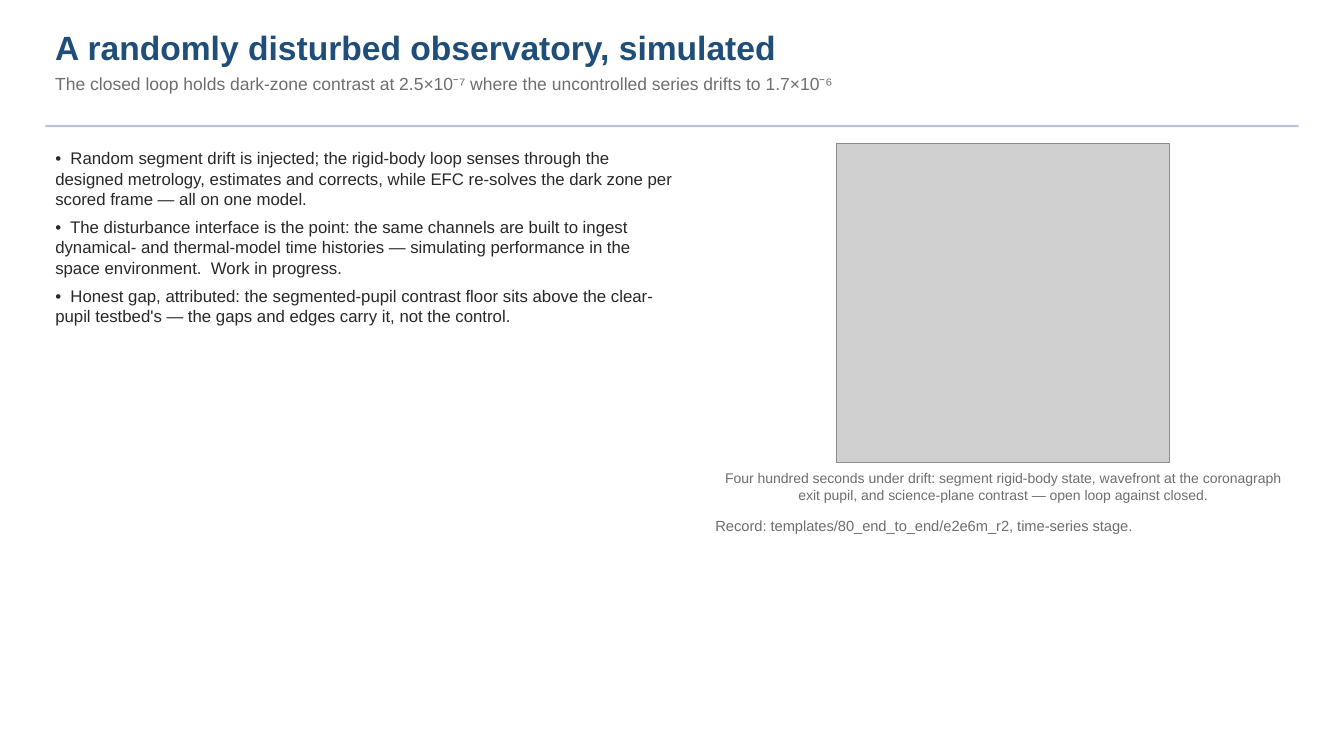
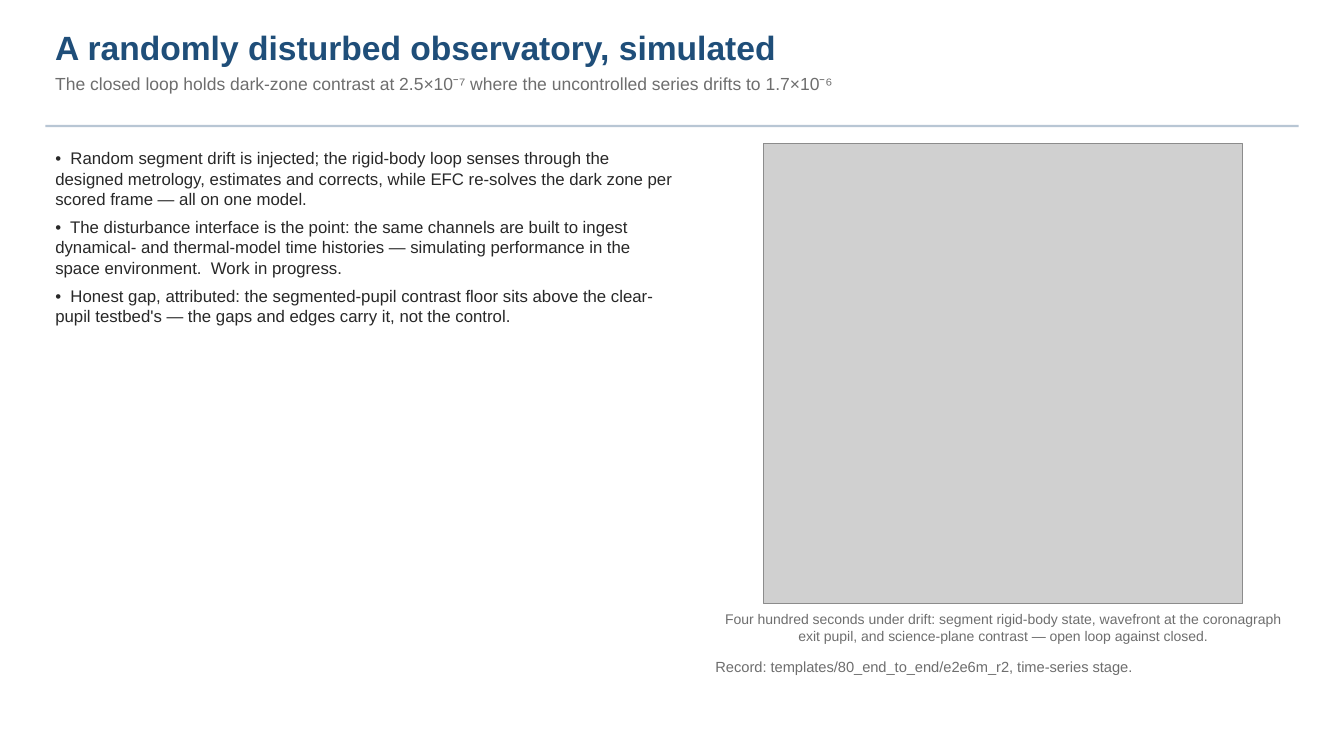
Before and after one commit to nasa-jpl/macos, a slide deck: slide 22 of demo_session/baseline_pass3.pptx. Drawn at 1344x756 pixels with LibreOffice and Linux fonts; fonts in the diff are those of the drawing; grey boxes stand for pictures. Boxes give left, top, right and bottom in pixels: in the first picture for what was removed or moved away, otherwise in the second. Text is boxed around its words. In the diff, an @@ line names an element or a change of style, - is before the commit and + after.

```diff
--- a/demo_session/baseline_pass3.pptx
+++ b/demo_session/baseline_pass3.pptx
@@ picture: place and size @@
-picture at (837, 143, 1170, 463)
+picture at (763, 143, 1243, 604)
@@ text "Four hundred seconds under drift: ...": place and size @@
-text "Four hundred seconds under drift: ..." at (725, 473, 1281, 503)
+text "Four hundred seconds under drift: ..." at (725, 614, 1281, 644)
@@ text "Record: templates/80_end_to_end/e2e6m_r2, time-series stage.": place and size @@
-text "Record: templates/80_end_to_end/e2e6m_r2, time-series stage." at (715, 520, 1133, 534)
+text "Record: templates/80_end_to_end/e2e6m_r2, time-series stage." at (715, 661, 1133, 675)
```
Also in this commit, not shown: 2 other slides changed, 5 other files.
